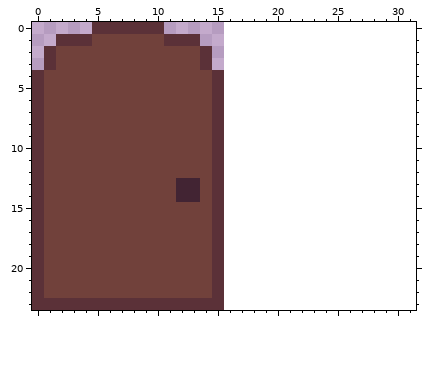
Pixel-art file -- thrower_alchemist/assets/tilesets/doors/door_tile.aseprite. That is the earlier state.
16x24 pixels, 1 frame. The old version is drawn lined up with the new one, on the new canvas.
The result:
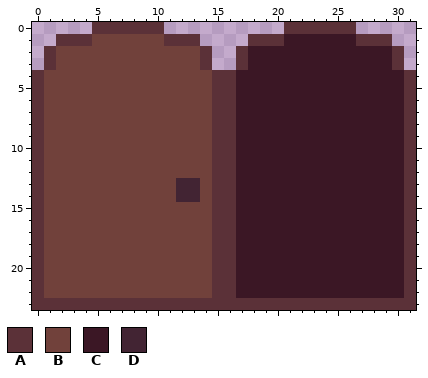
Palette (. is transparent): A #5b3138  B #71413b  C #3b1725  D #422433
Change:
canvas 16x24 -> 32x24
The author put colour A in row 0 at x 21 to 26; in row 1 at x 18 to 20 and 27 to 29; in rows 2 to 3 at x 17 and 30; in rows 4 to 22 at x 16 and 31; in row 23 at x 16 to 31.
The author put colour C in row 1 at x 21 to 26; in rows 2 to 3 at x 18 to 29; in rows 4 to 22 at x 17 to 30.
